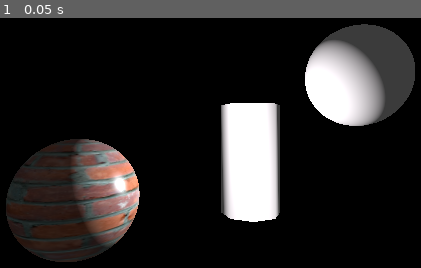
Above: before the commit, frame 1.
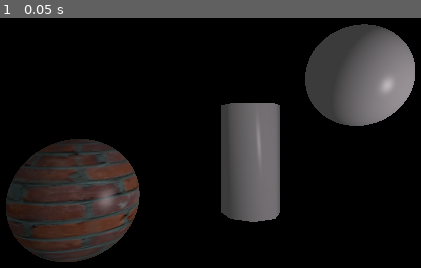
Above: after the commit, the same moment.

Repository: Tweety-lab/GodotAbstractedPhong
Game: Godot game, scene res://Scenes/Example_Scene.tscn
Same seed, same stepped clock (60 frames per second), same inputs: the game is played once before the commit and once after it. The project has no main scene, so this scene is started directly.
Inputs:
- Up to frame 1 (0.05 s): no input

The runs differ from the first frame. In frame 1, 19% of the frame differs, in the area x 14-99%, y 5-95%.

Commit message:
Adds attenuation support

Diff:
--- a/Scenes/Example_Scene.tscn
+++ b/Scenes/Example_Scene.tscn
@@ -34,9 +34,9 @@
 material = SubResource("ShaderMaterial_bqgf5")
 
 [node name="OmniLight3D2" type="OmniLight3D" parent="."]
-transform = Transform3D(1, 0, 0, 0, 1, 0, 0, 0, 1, 0.47076, 0.431496, -1.38885)
-light_color = Color(0.731261, 0.713092, 0.726999, 1)
-omni_range = 3.19
+transform = Transform3D(1, 0, 0, 0, 1, 0, 0, 0, 1, 1.99212, 0.162927, -3.96484)
+light_color = Color(0.448809, 0.428419, 0.444086, 1)
+omni_range = 20.0
 
 [node name="CSGMesh3D" type="CSGMesh3D" parent="."]
 transform = Transform3D(1, 0, 0, 0, 1, 0, 0, 0, 1, 0.600265, 0, 0)
--- a/Shaders/phong.gdshader
+++ b/Shaders/phong.gdshader
@@ -16,12 +16,13 @@
 
 	// Diffuse
 	float diffuseFactor = max(0.0, dot(LIGHT, NORMAL));
-	vec3 diffuse = diffuseFactor * LIGHT_COLOR;
+	vec3 diffuse = diffuseFactor * LIGHT_COLOR * ATTENUATION;
 	DIFFUSE_LIGHT += diffuse;
 
 	// Specular
 	vec3 reflectDir = normalize(reflect(-LIGHT, NORMAL));
 	float specularFactor = max(0.0, dot(VIEW, reflectDir));
 	specularFactor = pow(max(dot(VIEW, reflectDir), 0.0), Specular);
-	SPECULAR_LIGHT += specularFactor * LIGHT_COLOR;
+	vec3 specular = specularFactor * LIGHT_COLOR * ATTENUATION;
+	SPECULAR_LIGHT += specular;
 }
